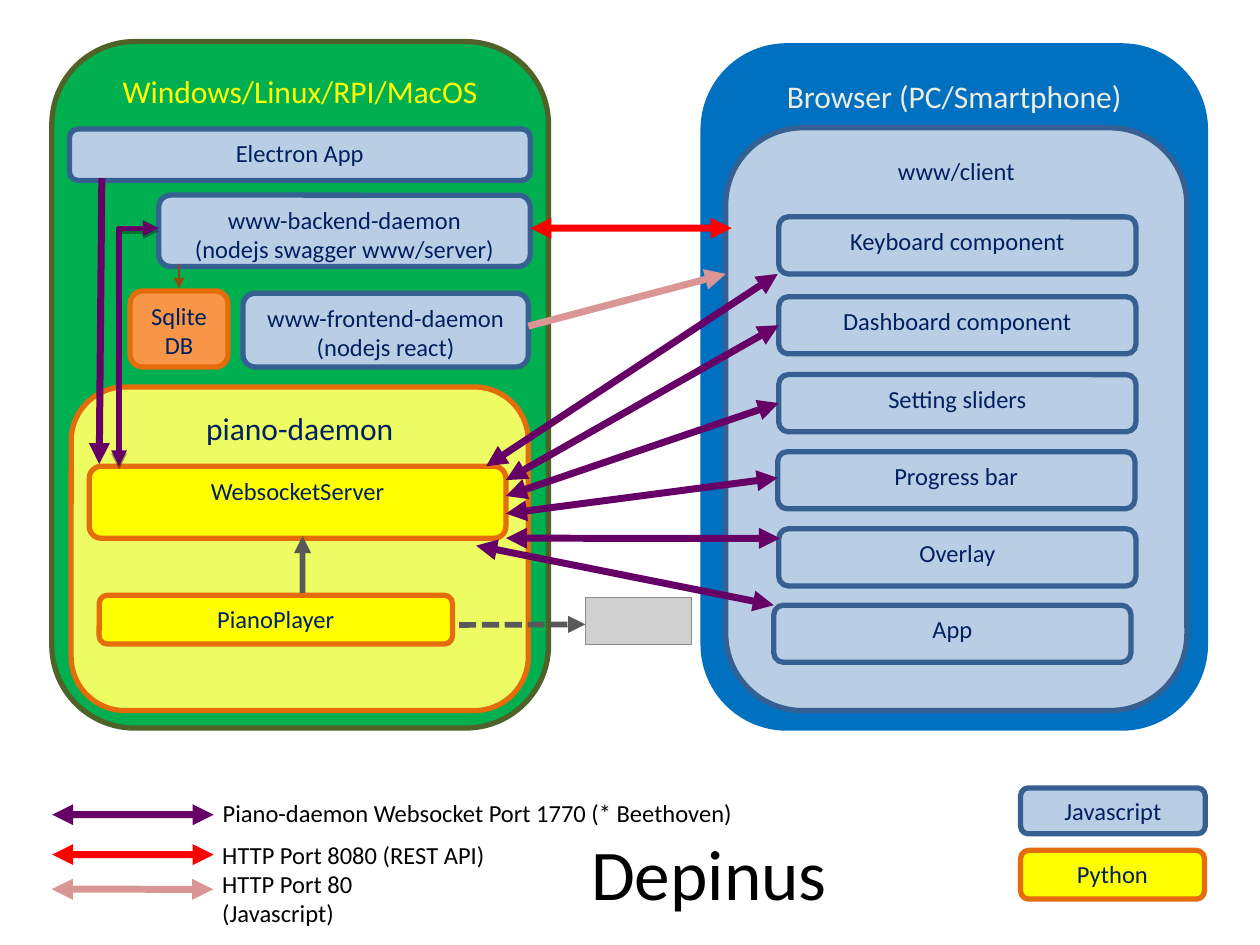
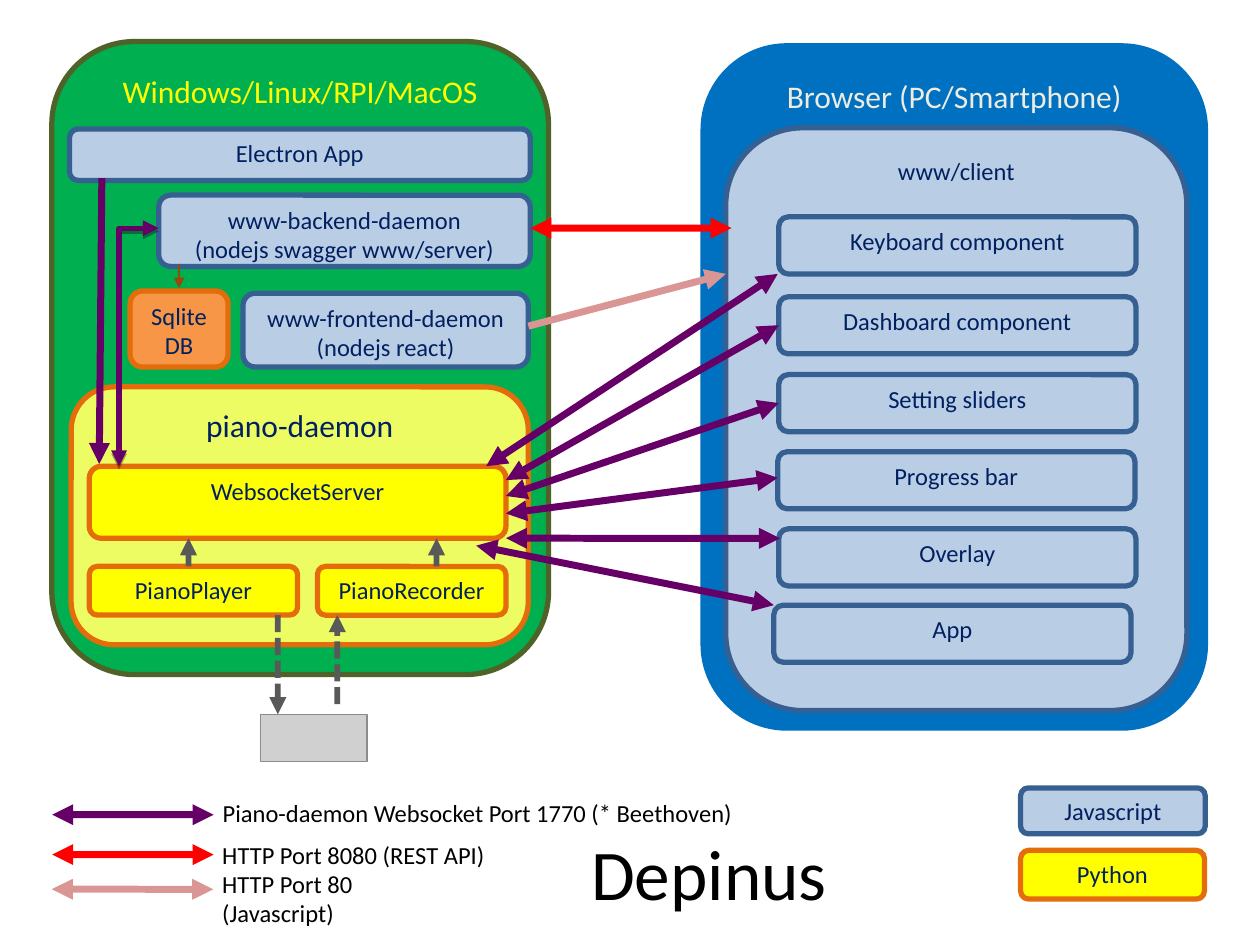
Before and after one commit to NHuffschmid/depinus, a slide deck: slide 1 of architecture.odp. Drawn at 1260x945 pixels with LibreOffice and Linux fonts; fonts in the diff are those of the drawing; grey boxes stand for pictures. Boxes give left, top, right and bottom in pixels: in the first picture for what was removed or moved away, otherwise in the second. Text is boxed around its words. In the diff, an @@ line names an element or a change of style, - is before the commit and + after.

```diff
--- a/architecture.odp
+++ b/architecture.odp
@@ rounded rectangle "Windows/Linux/RPI/MacOS": place and size @@
-rounded rectangle "Windows/Linux/RPI/MacOS" at <box>52,42,548,728</box>
+rounded rectangle "Windows/Linux/RPI/MacOS" at <box>52,42,548,674</box>
@@ rounded rectangle "piano-daemon": place and size @@
-rounded rectangle "piano-daemon" at <box>71,387,528,711</box>
+rounded rectangle "piano-daemon" at <box>71,387,528,645</box>
@@ arrow added from (189, 566) to (189, 538), #595959 3.26 pt @@
@@ arrow added from (436, 567) to (436, 538), #595959 3.26 pt @@
@@ rounded rectangle "PianoPlayer": place and size @@
-rounded rectangle "PianoPlayer" at <box>100,595,452,644</box>
+rounded rectangle "PianoPlayer" at <box>89,566,297,615</box>
@@ rounded rectangle added at <box>318,567,507,616</box>, fill #FFFF00, outline #E46C0A 3 pt, 14 pt, text #002060 @@
+PianoRecorder
@@ arrow added from (277, 615) to (278, 714), #595959 3.26 pt @@
@@ arrow moved from (302, 593) - (302, 536) to (338, 704) - (338, 615) @@
@@ arrow removed from (459, 625) to (586, 625) @@
@@ picture: place and size @@
-picture at <box>586,597,692,644</box>
+picture at <box>261,714,367,761</box>
```
Also in this commit, not shown: 1 slide removed, 15 other files.
